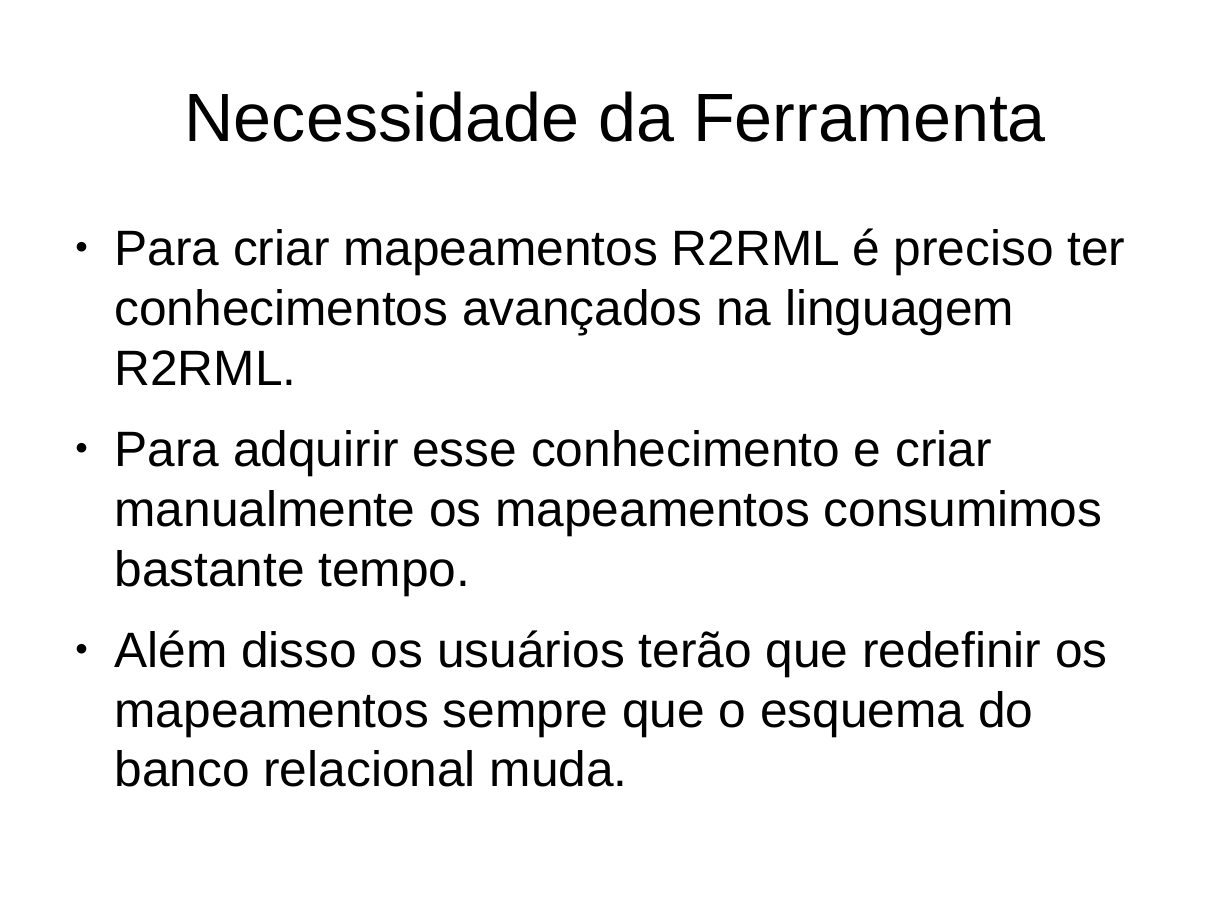
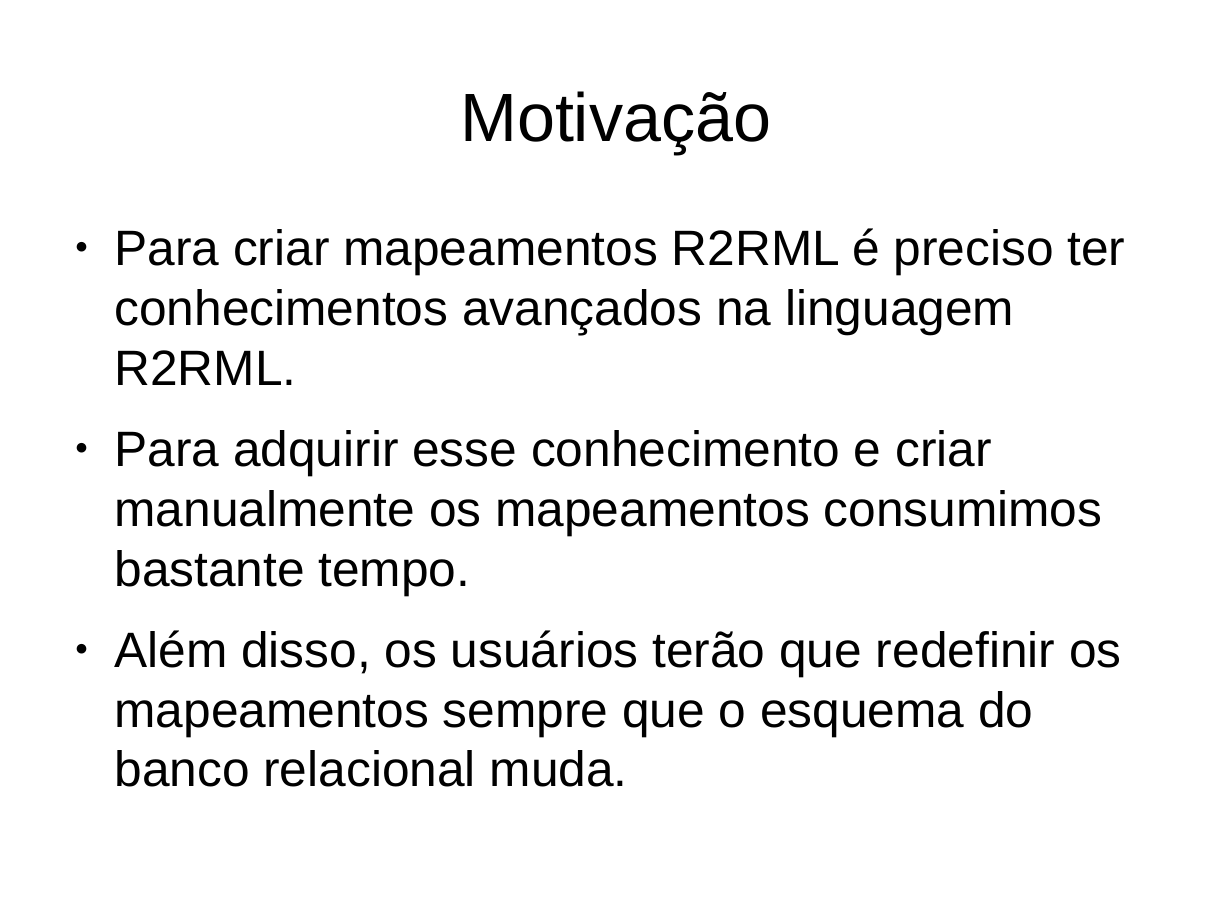
Before and after one commit to luiseufrasio/mestrado-ufc-eufrasio, a slide deck: slide 7 of docs/proposta.odp (slide 13 before the commit). Drawn at 1232x924 pixels with LibreOffice and Linux fonts; fonts in the diff are those of the drawing. Boxes give left, top, right and bottom in pixels: in the first picture for what was removed or moved away, otherwise in the second. Text is boxed around its words. In the diff, an @@ line names an element or a change of style, - is before the commit and + after.

```diff
--- a/docs/proposta.odp
+++ b/docs/proposta.odp
@@ title at bbox=[460, 91, 771, 153]: text changed @@
-Necessidade da Ferramenta
+Motivação
@@ text at bbox=[114, 630, 1121, 787]: text changed @@
-● Além disso os usuários terão que redefinir os mapeamentos sempre que o esquema do banco relacional muda.
+● Além disso, os usuários terão que redefinir os mapeamentos sempre que o esquema do banco relacional muda.
```
Also in this commit, not shown: 25 other slides changed, 42 slides added, 9 slides removed.
